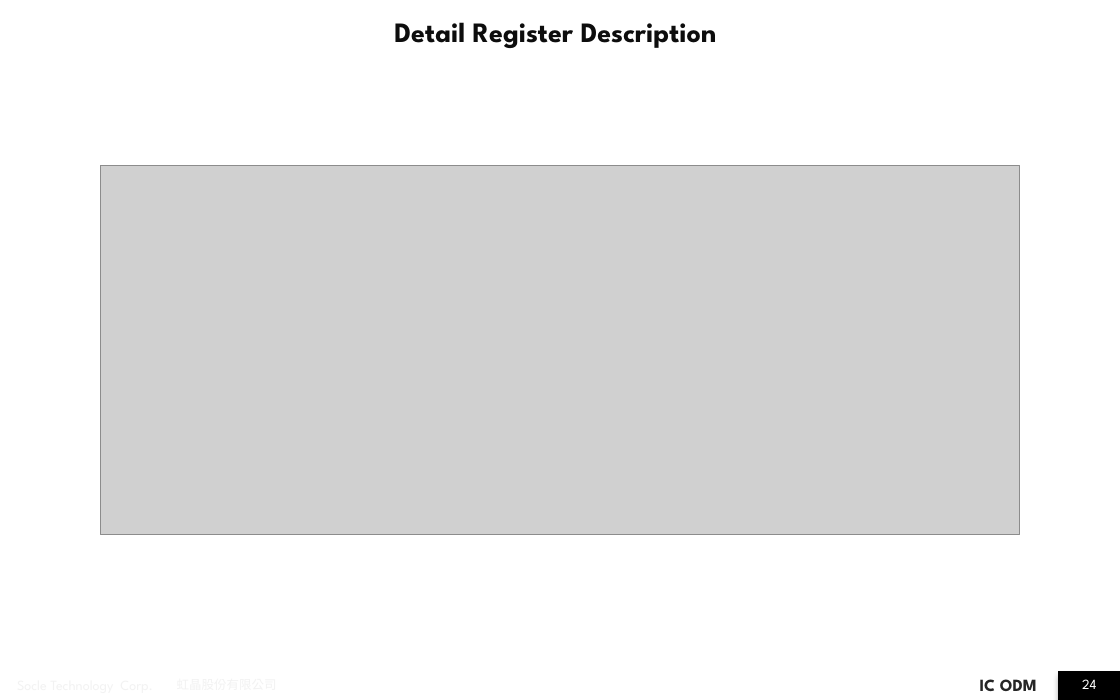
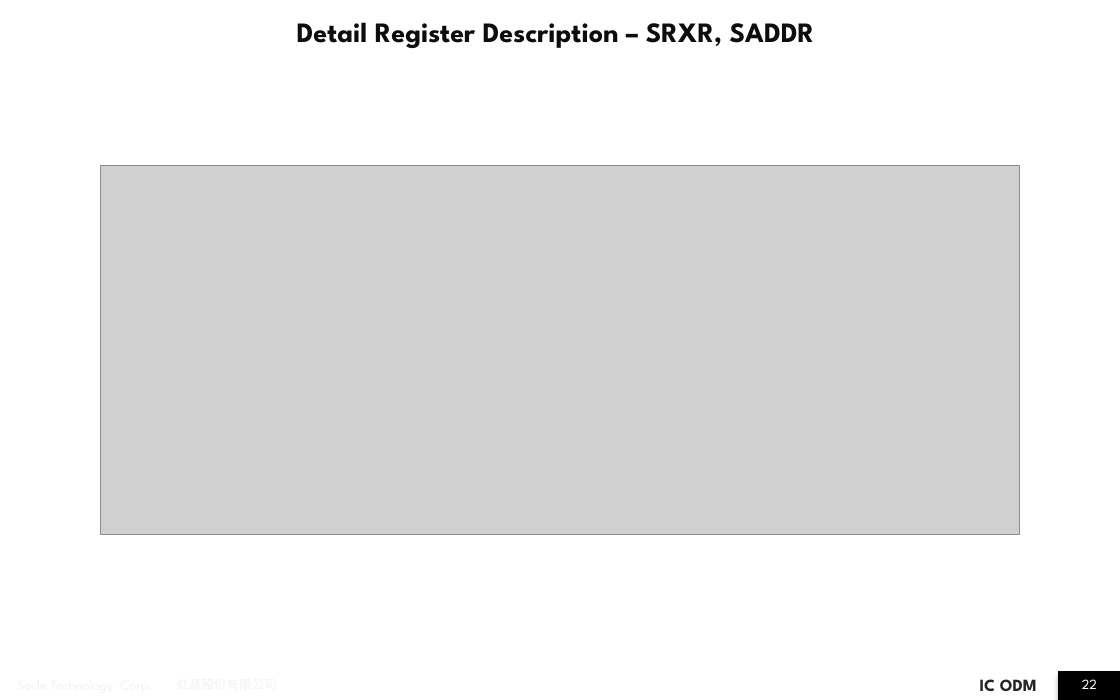
Before and after one commit to JomaskTsai/ppt_linux, a slide deck: slide 22 of i2c_report_ben.pptx (slide 24 before the commit). Drawn at 1120x700 pixels with LibreOffice and Linux fonts; fonts in the diff are those of the drawing; grey boxes stand for pictures; background and template pictures are left out. Boxes give left, top, right and bottom in pixels: in the first picture for what was removed or moved away, otherwise in the second. Text is boxed around its words. In the diff, an @@ line names an element or a change of style, - is before the commit and + after.

```diff
--- a/i2c_report_ben.pptx
+++ b/i2c_report_ben.pptx
@@ title at [297,22,815,48]: text changed @@
-Detail Register Description
+Detail Register Description – SRXR, SADDR
@@ page number at [1082,679,1097,689]: text changed @@
-24
+22
```
Also in this commit, not shown: 15 other slides changed, 1 slide removed.
